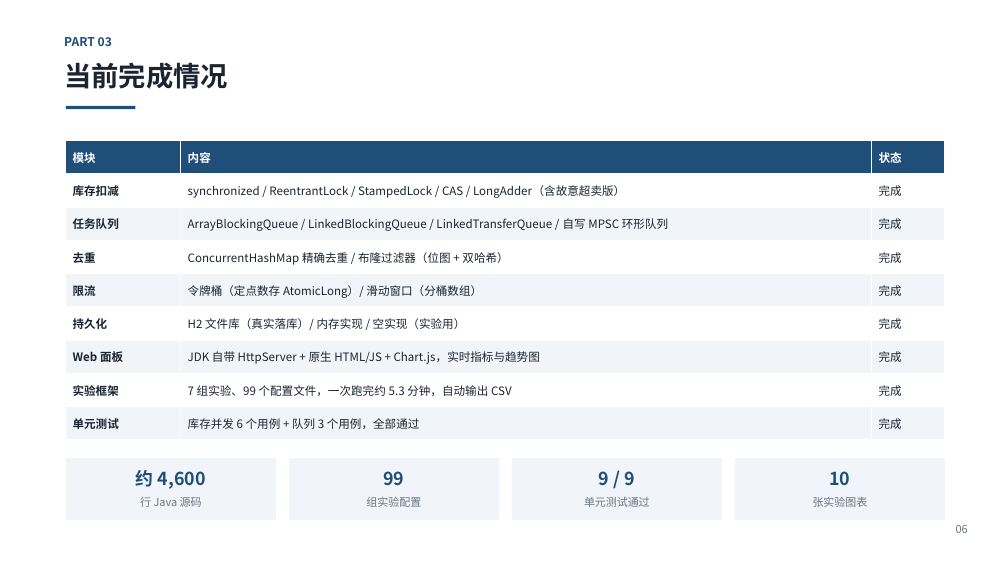
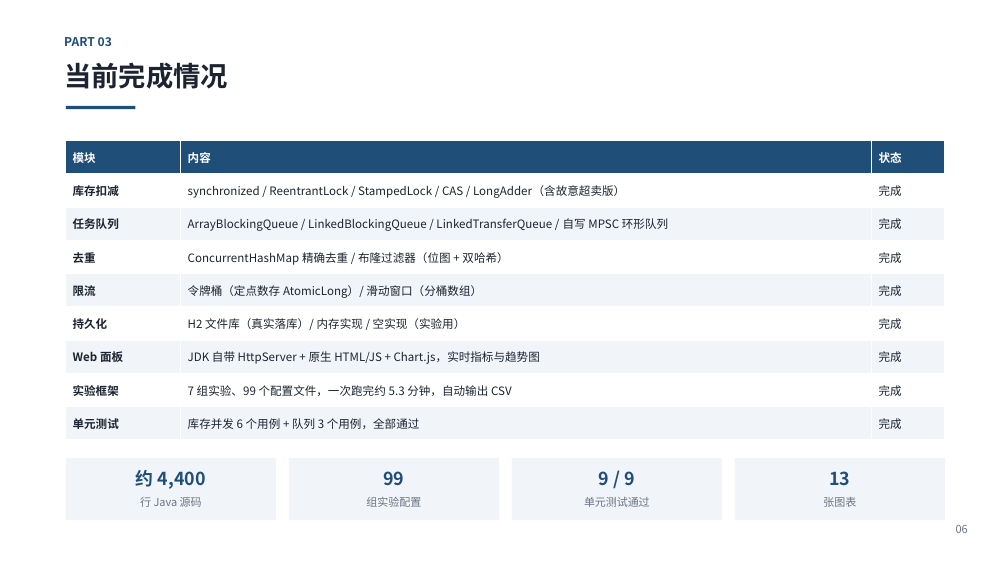
Before and after one commit to Chesed2115/seckill-order-queue, a slide deck: slide 6 of docs/deliverables/中期进度汇报.pptx. Drawn at 1008x567 pixels with LibreOffice and Linux fonts; fonts in the diff are those of the drawing. Boxes give left, top, right and bottom in pixels: in the first picture for what was removed or moved away, otherwise in the second. Text is boxed around its words. In the diff, an @@ line names an element or a change of style, - is before the commit and + after.

Commit message:
演示脚本补背压一组的口径说明，同步最新 PPT

```diff
--- a/docs/deliverables/中期进度汇报.pptx
+++ b/docs/deliverables/中期进度汇报.pptx
@@ text at (x1=136, y1=470, x2=206, y2=489): text changed @@
-约 4,600
+约 4,400
@@ text at (x1=829, y1=471, x2=850, y2=486): text changed @@
-10
+13
@@ text at (x1=823, y1=497, x2=856, y2=507): text changed @@
-张实验图表
+张图表
```
Also in this commit, not shown: 1 other file.
